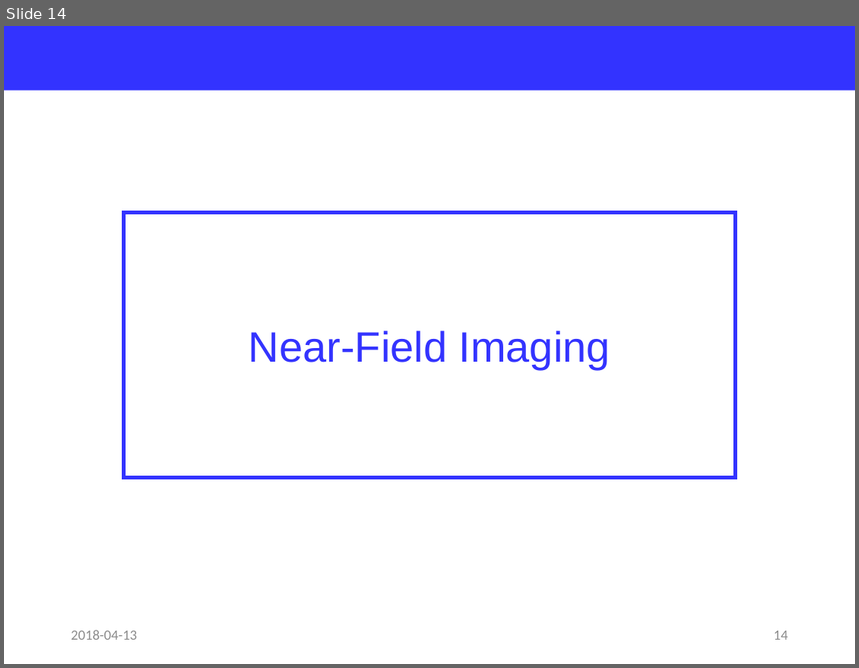
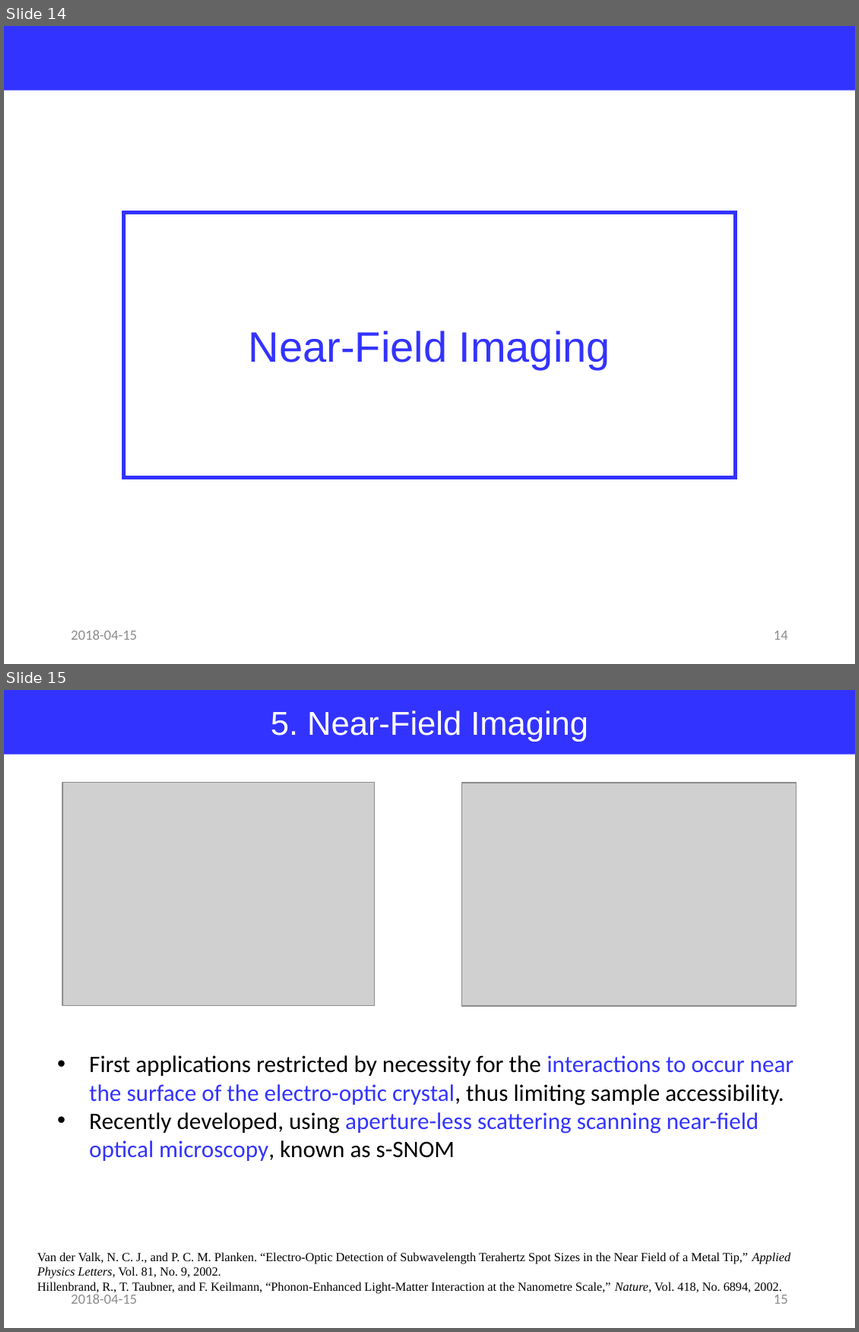
Before and after one commit to jglee96/NBTP_Lab, a slide deck: Terahertz Metrology/Ch7/Terahertz Metrology_Ch7.pptx. Shown one above the other, each under a label of ours: slide 14 before the commit, slides 14 and 15 after it. The pictures are 859x668 and 859x1332 pixels, drawn with LibreOffice and Linux fonts; fonts in the diff are those of the drawing; grey boxes stand for pictures. Boxes give left, top, right and bottom in pixels: in the first picture for what was removed or moved away, otherwise in the second. Text is boxed around its words. In the diff, an @@ line names an element or a change of style, - is before the commit and + after.

```diff
--- a/Terahertz Metrology/Ch7/Terahertz Metrology_Ch7.pptx
+++ b/Terahertz Metrology/Ch7/Terahertz Metrology_Ch7.pptx
@@ slide 15 added at [4,690,855,1328], background #FFFFFF @@
@@ rectangle added at [4,690,855,755], fill #3333FF, 28 pt, text #FFFFFF @@
+5. Near-Field Imaging
@@ picture added at [63,783,375,1007] @@
@@ picture added at [462,783,797,1006] @@
@@ text added at [89,1056,794,1161], 20 pt, text #3333FF @@
+• First applications restricted by necessity for the interactions to occur near the surface of the electro-optic crystal, thus limiting sample accessibility.
+• Recently developed, using aperture-less scattering scanning near-field optical microscopy, known as s-SNOM
@@ text added at [37,1252,791,1294], 10.5 pt, text #000000 @@
+Van der Valk, N. C. J., and P. C. M. Planken. “Electro-Optic Detection of Subwavelength Terahertz Spot Sizes in the Near Field of a Metal Tip,” Applied Physics Letters, Vol. 81, No. 9, 2002.
+Hillenbrand, R., T. Taubner, and F. Keilmann, “Phonon-Enhanced Light-Matter Interaction at the Nanometre Scale,” Nature, Vol. 418, No. 6894, 2002.
@@ text added at [71,1293,137,1304], 12 pt, text #8C8C8C @@
+2018-04-15
@@ page number added at [774,1295,788,1304], 12 pt, text #8C8C8C @@
+15
@@ slide 14 changed as well @@
@@ text at [71,630,137,640]: text changed @@
-2018-04-13
+2018-04-15
```
Also in this commit, not shown: 14 other slides changed, 4 other slides added, 4 other files.
